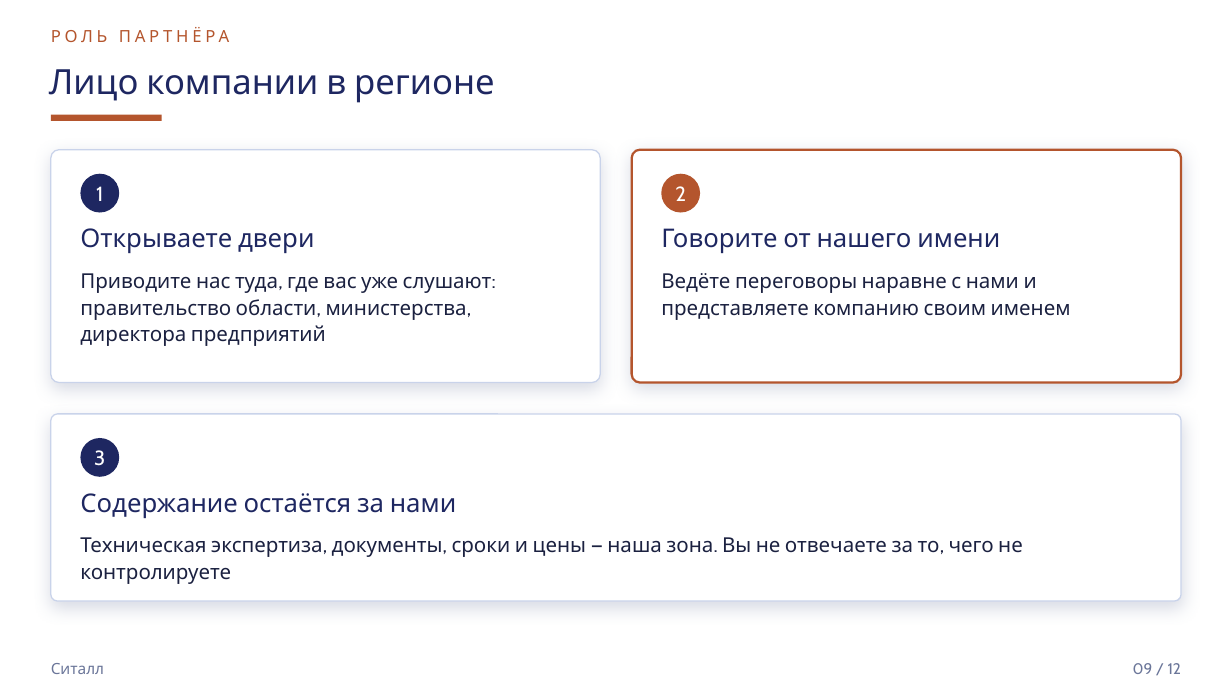
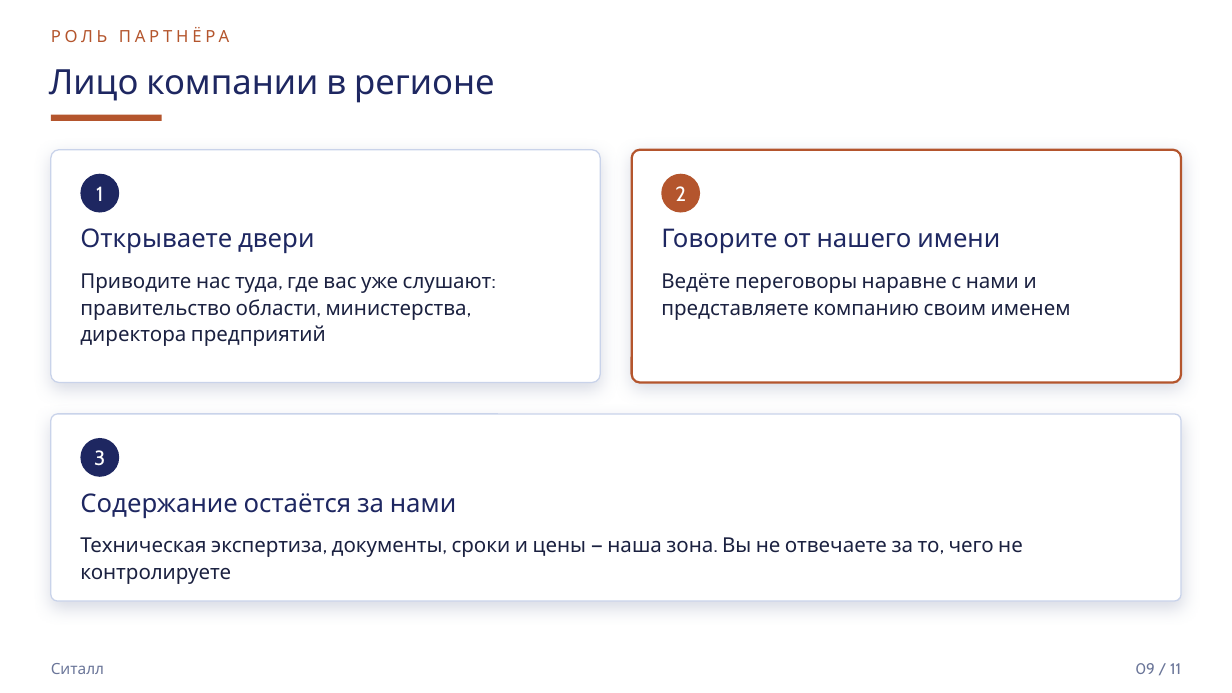
Before and after one commit to mrflxxxme/techmost-scout, a slide deck: slide 9 of marketing/partners/sitall-deck-partner.pptx. Drawn at 1232x693 pixels with LibreOffice and Linux fonts; fonts in the diff are those of the drawing. Boxes give left, top, right and bottom in pixels: in the first picture for what was removed or moved away, otherwise in the second. Text is boxed around its words. In the diff, an @@ line names an element or a change of style, - is before the commit and + after.

```diff
--- a/marketing/partners/sitall-deck-partner.pptx
+++ b/marketing/partners/sitall-deck-partner.pptx
@@ text at [1135, 663, 1181, 674]: text changed @@
-09 / 12
+09 / 11
```
Also in this commit, not shown: 9 other slides changed, 2 other files.
